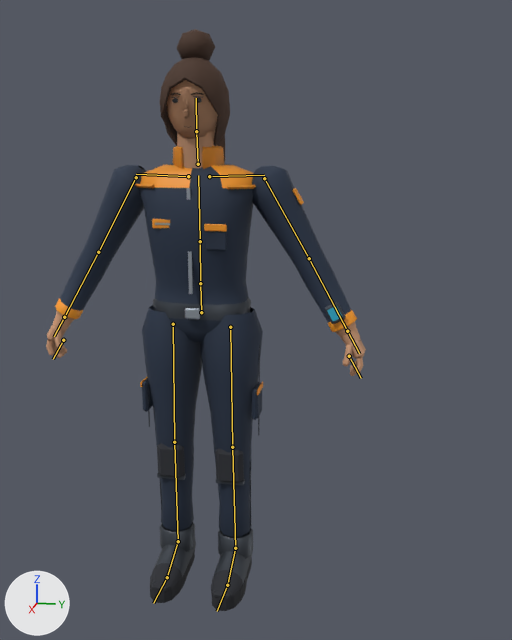
One commit to the glTF model assets/models/astronaut_indoor.glb: the scene before it, then after it.
Both versions are drawn from a 50 mm lens placed at (2.251, 0.637, 1.527), pointed at (-0.114, 0.164, 0.936). The lights are fixed; the arrows at lower left show +X, +Y and +Z. The picture after the commit comes second. The bones that change, and the others that lie on the model, are drawn over the model as lines.

In view in the first picture: 'Body', 'Head_1', 'Head_2', 'Head_3'.
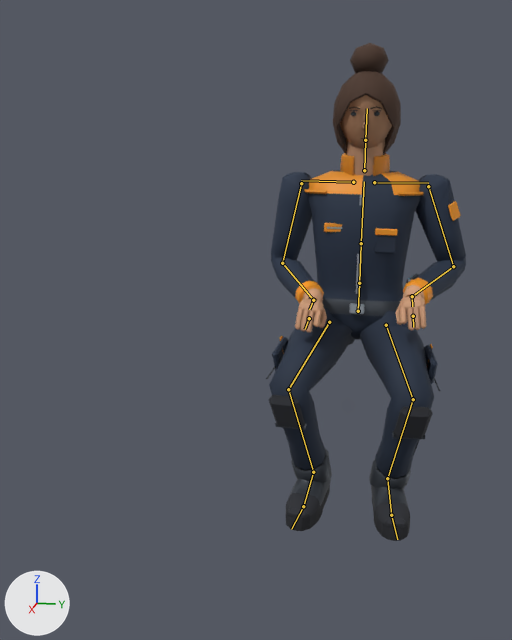
The newer file adds an action. The first version stands in its rest pose; the second is drawn at frame 42 of the action 'board_r'.

Changed parts and their boxes (x1, y1, x2, y2) in the pictures (512 x 640 px):
'Body', posed (37% narrower, 16% shorter)
    before: (46, 130, 366, 611)
    after: (266, 139, 466, 541)
'Head_2', posed
    before: (160, 57, 230, 146)
    after: (333, 71, 401, 155)
'Head_1', posed
    before: (166, 29, 218, 139)
    after: (350, 43, 389, 73)
'Head_3', posed (not visible afterwards)
    before: (217, 135, 225, 162)
bone 'hips', root to tip
    before: (201, 312) to (200, 283)
    after: (358, 311) to (359, 283)
bone 'spine', root to tip
    before: (200, 283) to (200, 241)
    after: (359, 283) to (361, 243)
bone 'neck', root to tip
    before: (198, 164) to (196, 131)
    after: (364, 170) to (365, 140)
bone 'shoulder.L', root to tip
    before: (209, 176) to (264, 175)
    after: (374, 182) to (428, 183)
bone 'upper_arm.L', root to tip
    before: (264, 178) to (309, 258)
    after: (428, 186) to (453, 266)
bone 'forearm.L', root to tip
    before: (309, 258) to (347, 331)
    after: (453, 266) to (412, 296)
bone 'hand.L', root to tip
    before: (347, 331) to (359, 353)
    after: (412, 296) to (412, 306)
bone 'shoulder.R', root to tip
    before: (188, 176) to (136, 174)
    after: (353, 182) to (301, 180)
bone 'upper_arm.R', root to tip
    before: (136, 177) to (98, 252)
    after: (301, 183) to (282, 263)
bone 'forearm.R', root to tip
    before: (98, 252) to (64, 317)
    after: (282, 263) to (313, 300)
bone 'hand.R', root to tip
    before: (64, 317) to (54, 336)
    after: (313, 300) to (309, 309)
bone 'thigh.L', root to tip
    before: (230, 327) to (232, 447)
    after: (386, 325) to (413, 399)
bone 'shin.L', root to tip
    before: (232, 447) to (235, 548)
    after: (413, 399) to (387, 478)
bone 'foot.L', root to tip
    before: (235, 548) to (227, 585)
    after: (387, 478) to (391, 515)
bone 'thigh.R', root to tip
    before: (173, 324) to (174, 442)
    after: (329, 322) to (288, 389)
bone 'shin.R', root to tip
    before: (174, 442) to (178, 541)
    after: (288, 389) to (313, 472)
bone 'foot.R', root to tip
    before: (178, 541) to (167, 577)
    after: (313, 472) to (303, 506)

The edits, one by one:
Bone 'hips' (bone_hips) moves from (0.0, 0.0, 0.0) to (-0.235, -0.024, -0.511).
Bone 'hips' (bone_hips) turns from (0, 0, 0) to (0, 0, 5) degrees about its own x, y and z.
Bone 'spine' (bone_spine) turns from (0, 0, 0) to (0, 0, -6) degrees about its own x, y and z.
Bone 'neck' (bone_neck) turns from (0, 0, 0) to (0, 0, -3) degrees about its own x, y and z.
Bone 'shoulder.L' (bone_shoulder_l) turns from (0, 0, 0) to (-1, 0, 0) degrees about its own x, y and z.
Bone 'upper_arm.L' (bone_upper_arm_l) turns from (0, 0, 0) to (-10, 35, -4) degrees about its own x, y and z.
Bone 'forearm.L' (bone_forearm_l) turns from (0, 0, 0) to (5, 61, -81) degrees about its own x, y and z.
Bone 'hand.L' (bone_hand_l) turns from (0, 0, 0) to (10, 13, 34) degrees about its own x, y and z.
Bone 'shoulder.R' (bone_shoulder_r) turns from (0, 0, 0) to (0, 0, 1) degrees about its own x, y and z.
Bone 'upper_arm.R' (bone_upper_arm_r) turns from (0, 0, 0) to (19, -35, -10) degrees about its own x, y and z.
Bone 'forearm.R' (bone_forearm_r) turns from (0, 0, 0) to (12, -55, -87) degrees about its own x, y and z.
Bone 'hand.R' (bone_hand_r) turns from (0, 0, 0) to (-20, -10, 34) degrees about its own x, y and z.
Bone 'thigh.L' (bone_thigh_l) turns from (0, 0, 0) to (13, -7, -67) degrees about its own x, y and z.
Bone 'shin.L' (bone_shin_l) turns from (0, 0, 0) to (3, -3, 98) degrees about its own x, y and z.
Bone 'foot.L' (bone_foot_l) turns from (0, 0, 0) to (21, 9, -12) degrees about its own x, y and z.
Bone 'thigh.R' (bone_thigh_r) turns from (0, 0, 0) to (-11, 8, -68) degrees about its own x, y and z.
Bone 'shin.R' (bone_shin_r) turns from (0, 0, 0) to (3, -3, 98) degrees about its own x, y and z.
Bone 'foot.R' (bone_foot_r) turns from (0, 0, 0) to (24, -5, -10) degrees about its own x, y and z.
